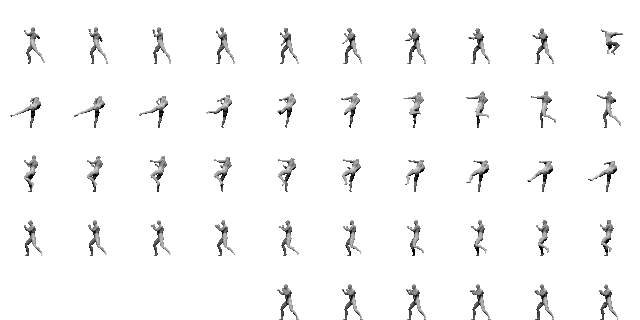
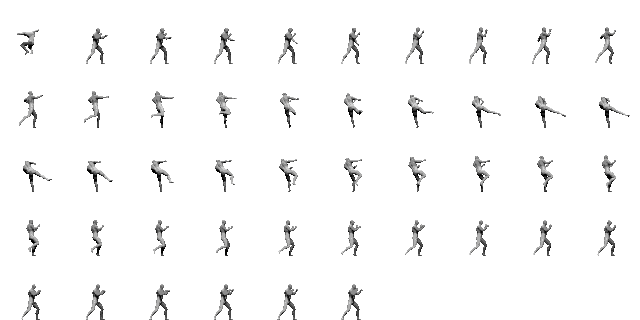
Layers edited between the first and the second 640px x 320px image:
showed "Male_spritesheet_kick_low.png copy" over [17, 27, 630, 320]
hid "Male_spritesheet_kick_low.png copy #1" over [10, 27, 623, 320]
